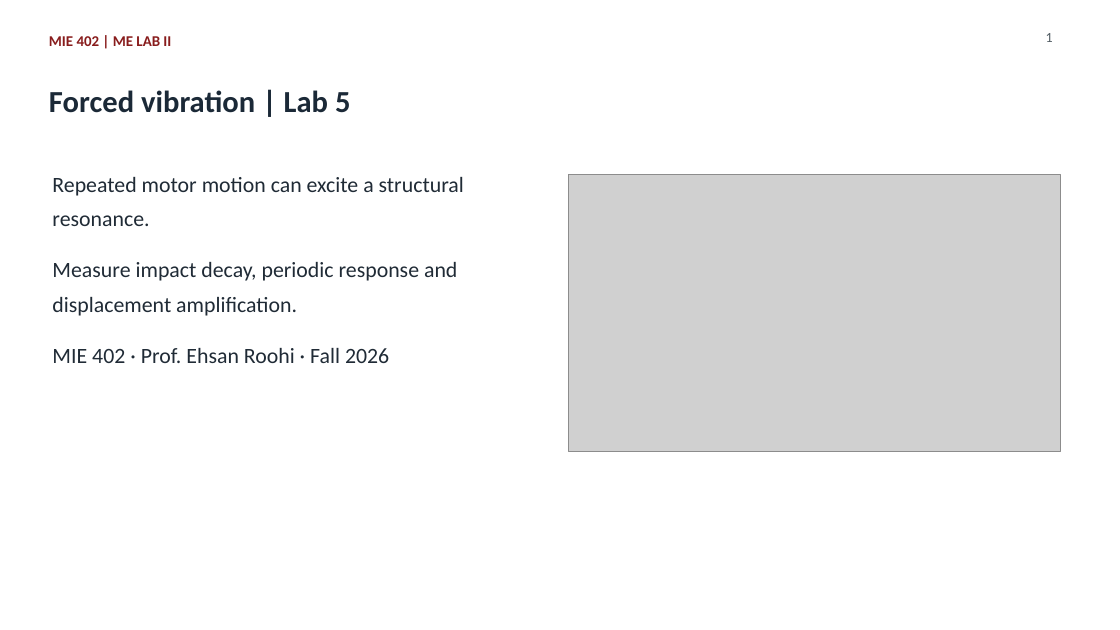
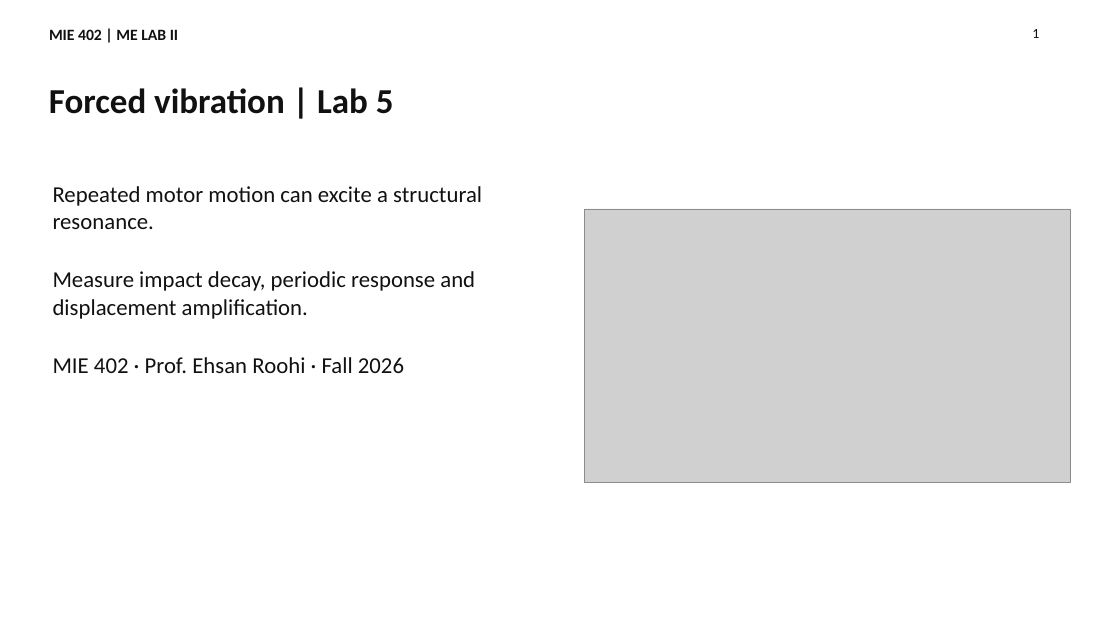
Before and after one commit to Ehsan-Roohi/MIE402-Lab, a slide deck: slide 1 of site/docs/MIE402_Lecture06_Forced_Response_Fall2026.pptx. Drawn at 1120x630 pixels with LibreOffice and Linux fonts; fonts in the diff are those of the drawing; grey boxes stand for pictures. Boxes give left, top, right and bottom in pixels: in the first picture for what was removed or moved away, otherwise in the second. Text is boxed around its words. In the diff, an @@ line names an element or a change of style, - is before the commit and + after.

Commit message:
Explain forced-response derivation and analytical comparison across lecture and lab materials

```diff
--- a/site/docs/MIE402_Lecture06_Forced_Response_Fall2026.pptx
+++ b/site/docs/MIE402_Lecture06_Forced_Response_Fall2026.pptx
@@ text "MIE 402 | ME LAB ..." at [49,29,178,40]: size 12.8 to 13.5 pt, text colour #881C1C to #111111; line spacing 1.32 to 1 @@
@@ text "1": place and size @@
-text "1" at [1046,33,1053,42]
+text "1" at [1032,29,1039,38]
@@ text "1" at [1032,29,1039,38]: text colour #525D64 to #111111; line spacing 1.32 to 1 @@
@@ text "Forced vibration | Lab 5" at [49,88,394,114]: size 26.2 to 30 pt, text colour #1B2937 to #111111; line spacing 1.32 to 1 @@
@@ text at [53,186,482,229]: text changed; size 18.8 to 19.5 pt; text colour #202B36 to #111111 @@
-Repeated motor motion can excite a structural
-resonance.
+Repeated motor motion can excite a structural resonance.
@@ picture: place and size @@
-picture at [569,175,1060,451]
+picture at [585,209,1070,482]
@@ text at [53,271,475,319]: text changed; size 18.8 to 19.5 pt; text colour #202B36 to #111111 @@
-Measure impact decay, periodic response and
-displacement amplification.
+Measure impact decay, periodic response and displacement amplification.
@@ text "MIE 402 · Prof. Ehsan ...": place and size @@
-text "MIE 402 · Prof. Ehsan ..." at [52,348,389,363]
+text "MIE 402 · Prof. Ehsan ..." at [53,357,404,373]
@@ text "MIE 402 · Prof. Ehsan ..." at [53,357,404,373]: size 18.8 to 19.5 pt, text colour #202B36 to #111111; line spacing 1.32 to 1 @@
```
Also in this commit, not shown: 15 other slides changed, 14 slides added, 7 slides removed, 57 other files.
